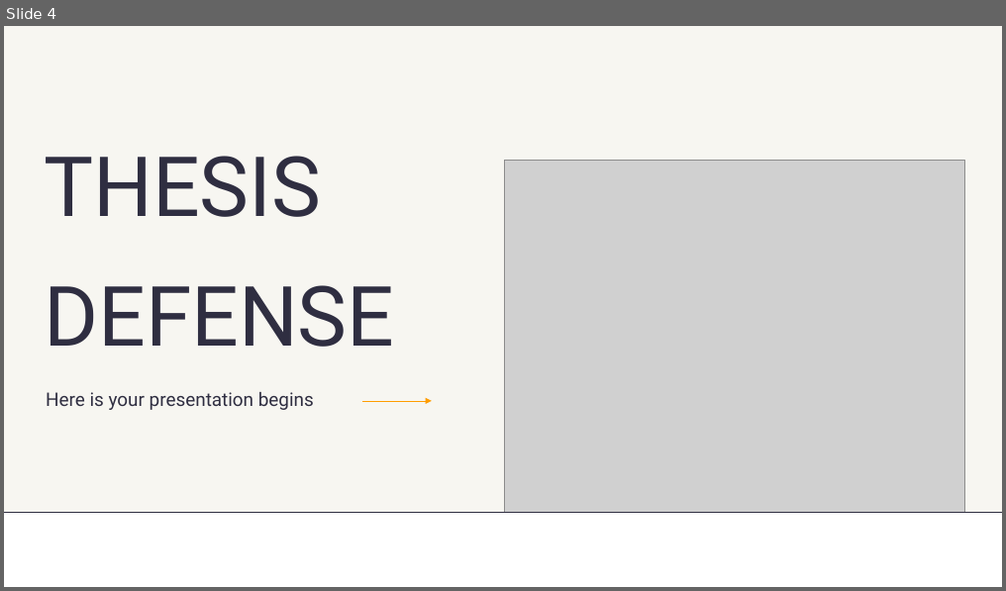
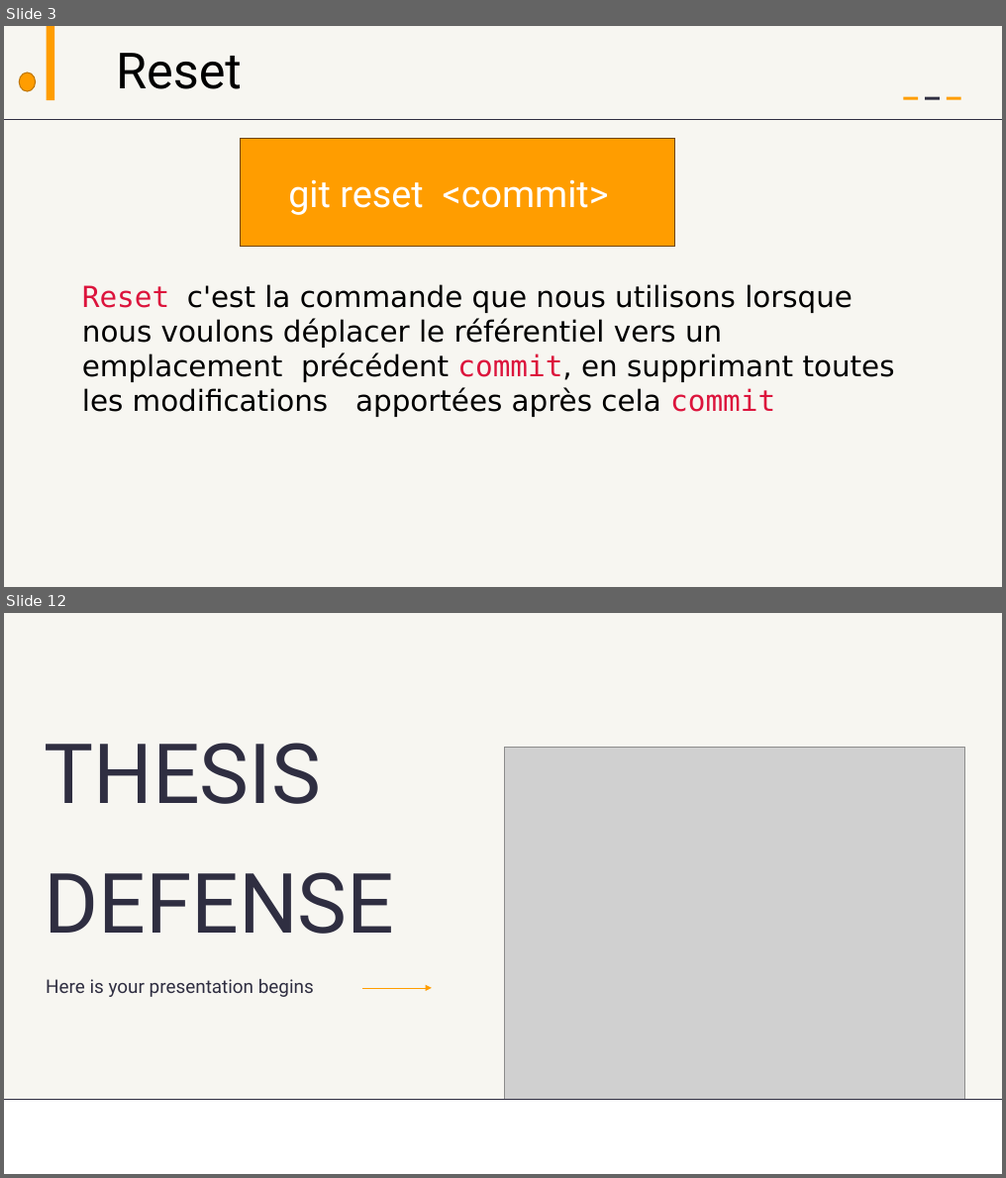
Before and after one commit to AbdessamadAbdaoui/Presentation_Git, a slide deck: presentation_Git.pptx. Shown one above the other, each under a label of ours: slide 4 before the commit, slides 3 and 12 after it; the slides between them are not shown. The pictures are 1006x591 and 1006x1178 pixels, drawn with LibreOffice and Linux fonts; fonts in the diff are those of the drawing; grey boxes stand for pictures. Boxes give left, top, right and bottom in pixels: in the first picture for what was removed or moved away, otherwise in the second. Text is boxed around its words. In the diff, an @@ line names an element or a change of style, - is before the commit and + after.

```diff
--- a/presentation_Git.pptx
+++ b/presentation_Git.pptx
@@ slide 3 added at (4, 26, 1002, 587), background #F7F6F1 @@
@@ rectangle added at (46, 26, 54, 100), fill #FF9D00 @@
@@ text added at (116, 53, 242, 89), 48 pt, text #000000 @@
+Reset
@@ ellipse added at (19, 73, 36, 91), fill #FF9D00, outline #BF7600 1 pt @@
@@ rectangle added at (903, 97, 918, 100), fill #FF9D00 @@
@@ rectangle added at (925, 97, 940, 100), fill #2F2E41 @@
@@ rectangle added at (946, 97, 961, 100), fill #FF9D00 @@
@@ line added from (4, 120) to (1002, 120), #2F2E41 1 pt @@
@@ rectangle added at (241, 139, 675, 247), fill #FF9D00, outline #704500 1 pt, 36 pt, text #FFFFFF @@
+git reset <commit>
@@ text added at (82, 284, 895, 417), 28 pt, text #000000 @@
+Reset c'est la commande que nous utilisons lorsque
+nous voulons déplacer le référentiel vers un emplacement précédent commit, en supprimant toutes les modifications apportées après cela commit
@@ what was slide 4 is now slide 12 @@
```
Also in this commit, not shown: 3 slides changed, 7 other slides added, 1 slide removed.
